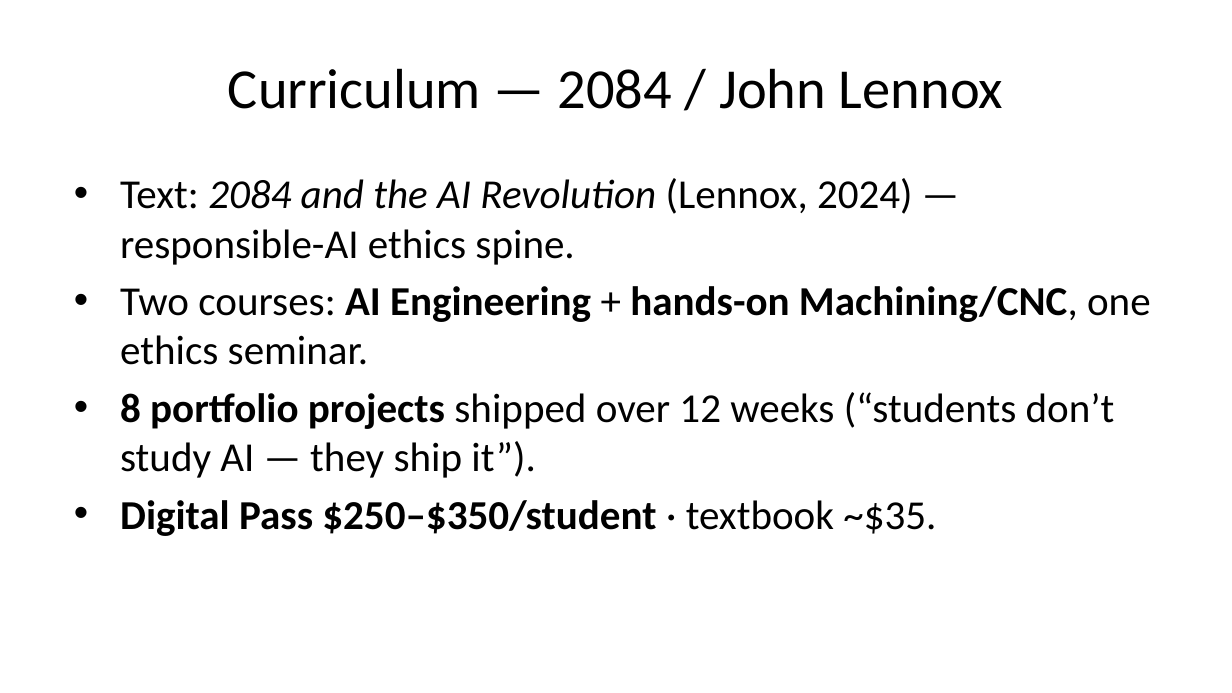
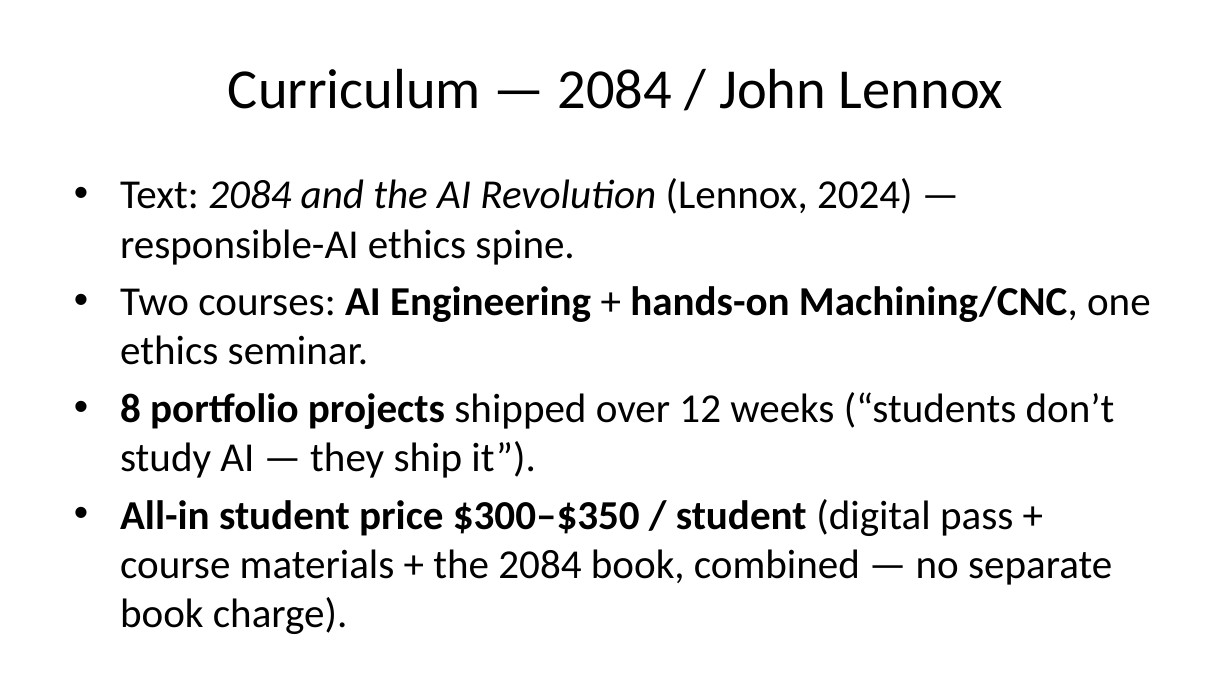
Before and after one commit to Navigata1/oakwood-ai-hub, a slide deck: slide 10 of ai-lab-idc/Oakwood_AI_Lab_Chair_Deck.pptx. Drawn at 1232x693 pixels with LibreOffice and Linux fonts; fonts in the diff are those of the drawing. Boxes give left, top, right and bottom in pixels: in the first picture for what was removed or moved away, otherwise in the second. Text is boxed around its words. In the diff, an @@ line names an element or a change of style, - is before the commit and + after.

Commit message:
chore(ai-lab-idc): refresh Word (from current 12-page proposal) + deck price to $300-350 all-in

```diff
--- a/ai-lab-idc/Oakwood_AI_Lab_Chair_Deck.pptx
+++ b/ai-lab-idc/Oakwood_AI_Lab_Chair_Deck.pptx
@@ text at [120,499,1112,634]: text changed; bold off @@
-• Digital Pass $250–$350/student · textbook ~$35.
+• All-in student price $300–$350 / student (digital pass + course materials + the 2084 book, combined — no separate book charge).
```
Also in this commit, not shown: 1 other file.
